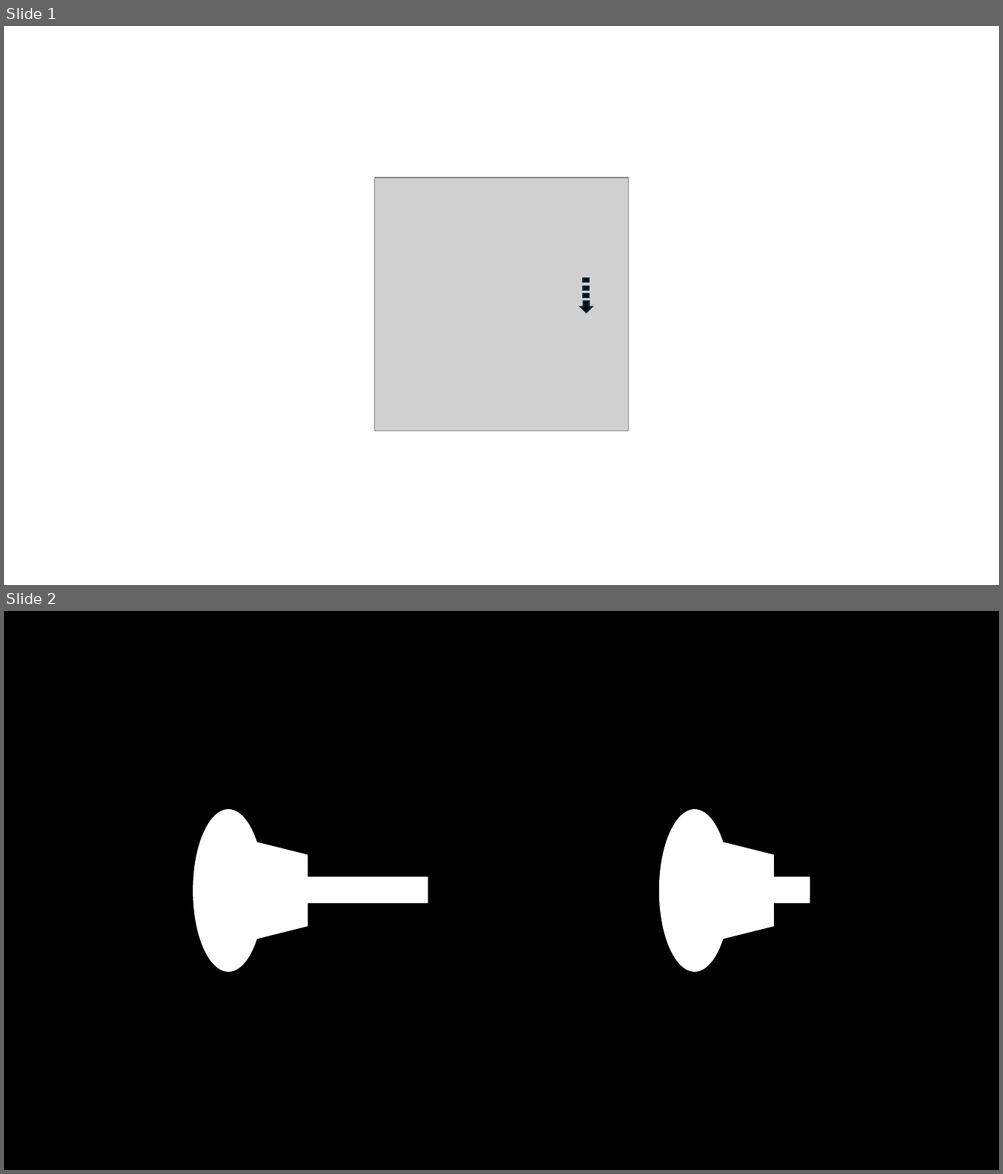
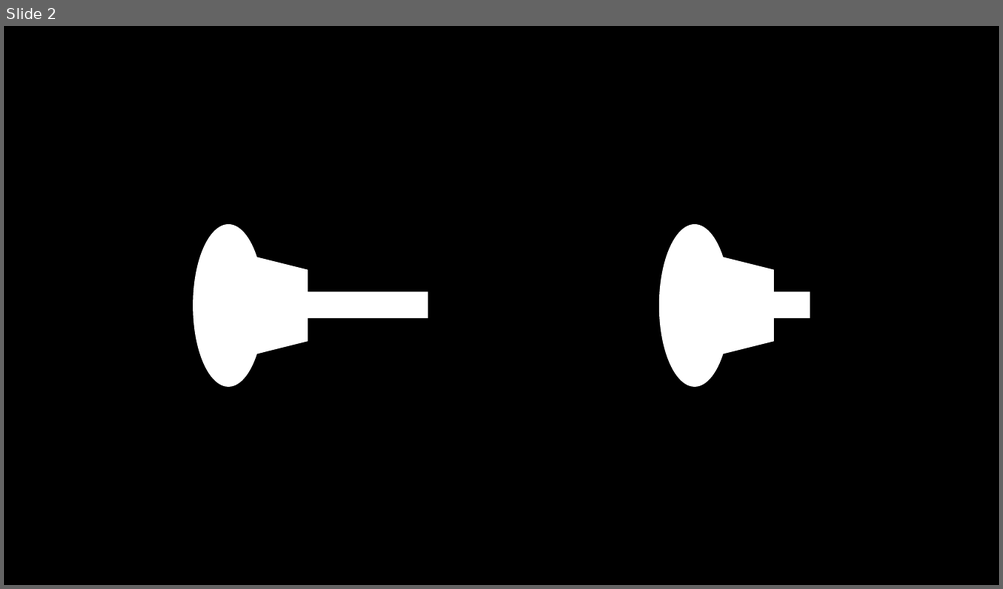
Before and after one commit to Daniel-Oberlin/FlightGear-StreamDeck, a slide deck: StreamDeck/icons/icons.pptx. Shown one above the other, each under a label of ours: slides 1 and 2 before the commit, slide 2 after it. The pictures are 1003x1174 and 1003x589 pixels, drawn with LibreOffice and Linux fonts; fonts in the diff are those of the drawing; grey boxes stand for pictures. Boxes give left, top, right and bottom in pixels: in the first picture for what was removed or moved away, otherwise in the second. Text is boxed around its words. In the diff, an @@ line names an element or a change of style, - is before the commit and + after.

```diff
--- a/StreamDeck/icons/icons.pptx
+++ b/StreamDeck/icons/icons.pptx
@@ slide 1 removed at (x1=4, y1=26, x2=999, y2=585), background #FFFFFF @@
@@ picture removed at (x1=375, y1=178, x2=629, y2=431) @@
@@ rectangle removed at (x1=583, y1=286, x2=588, y2=290) @@
@@ rectangle removed at (x1=583, y1=279, x2=588, y2=283) @@
@@ down arrow removed at (x1=580, y1=301, x2=592, y2=312) @@
@@ rectangle removed at (x1=583, y1=294, x2=588, y2=298) @@
```
Also in this commit, not shown: 2 slides added, 6 other files.
